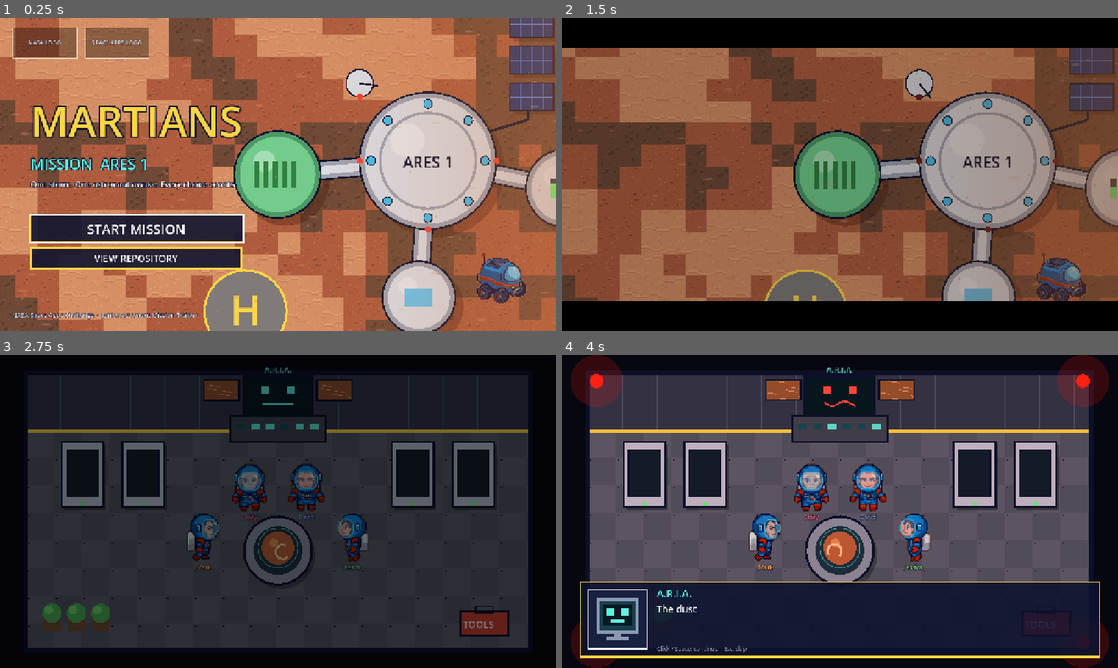
Above: before the commit, frames 1-4 (two rows, left to right).
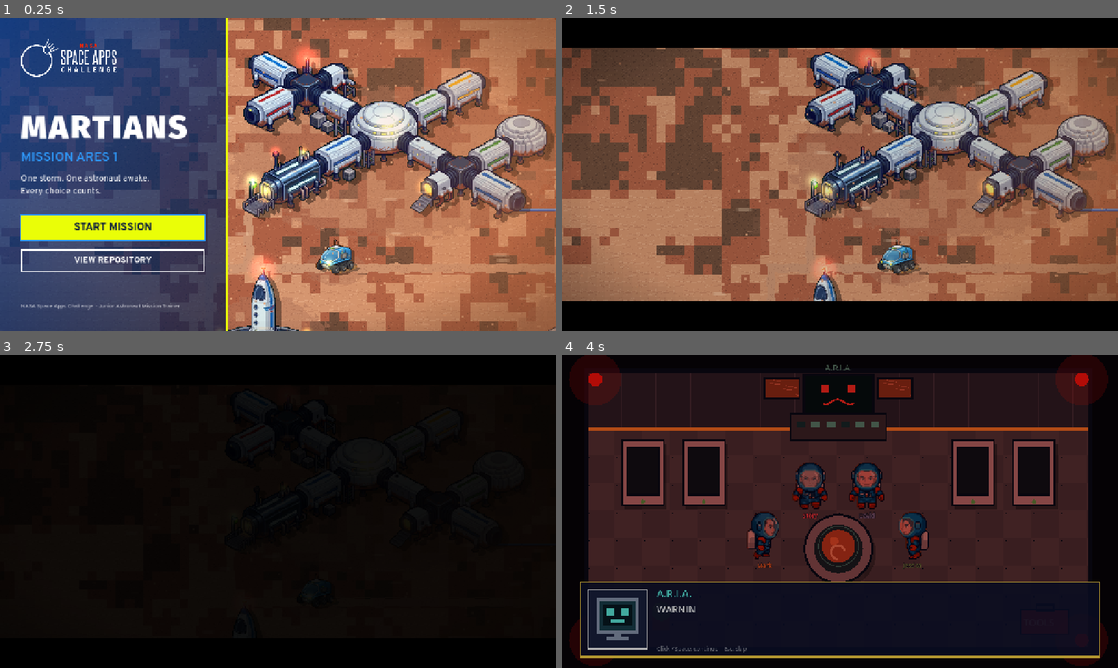
Above: after the commit, the same moments.

Repository: Etiensro/Martians-NasaSpaceAppsChallenge
Game: Godot game, scene res://scenes/intro/main_menu.tscn
Same seed, same stepped clock (60 frames per second), same inputs: the game is played once before the commit and once after it.
Inputs (mouse positions are in pixels of both pictures, inside the frame that each line leads up to):
- Up to frame 1 (0.25 s): no input
- Up to frame 2 (1.5 s): click "START MISSION" at 0.5 s; tap Enter (ui_accept) at 1.25 s; move the mouse to (962, 158) at 1.27 s; hold D from 1.28 s (still down); tap E at 1.35 s; click (962, 158) at 1.42 s
- Up to frame 3 (2.75 s): tap Enter (ui_accept) at 1.52, 2.27 s; move the mouse to (166, 527) at 2.02 s; release D at 2.03 s; hold S from 2.03 s (still down); tap Shift at 2.1 s; click (166, 527) at 2.17 s
- Up to frame 4 (4 s): move the mouse to (895, 442) at 2.77 s; release S at 2.78 s; hold D 2.78-3.53 s; tap E at 2.85 s; click (895, 442) at 2.92 s; move the mouse to (840, 617) at 3.52 s; hold W from 3.53 s (still down); tap Shift at 3.6 s; click (840, 617) at 3.67 s; tap Enter (ui_accept) at 3.77 s

The runs differ from the first frame. In frame 1, 90% of the frame differs, in the area x 0-100%, y 0-100%; in frame 2, 59%; in frame 3, 70%; in frame 4, 62%.

Commit message:
feat: intro con la colonia de AP-1 y la marca de NASA Space Apps
- Fondo del menú y de la cinemática: la colonia real de AP-1 (colony.gd, sin jugador ni puertas).
- Panel semitransparente con el degradado de la marca, logo oficial de NASA Space Apps,
  Fira Sans Black (título) y Overpass (texto y botones). Sin logos oficiales de NASA.
- Tormenta más lenta y tranquila: se queda en el horizonte y casi no tiembla la cámara.
- style.gd: colores y funciones de la marca (brand_title, brand_label, brand_button, brand_gradient).
- Se borra base_exterior.gd (dibujo provisional que ya no se usa) y se actualiza la guía.

Diff:
--- a/scripts/core/style.gd
+++ b/scripts/core/style.gd
@@ -62,3 +62,86 @@
 	l.z_index = 100
 	l.visible = false
 	return l
+
+
+# ---------------------------------------------------------------- marca NASA Space Apps
+# Guía de marca: https://www.spaceappschallenge.org/brand/
+# - Títulos: Fira Sans Black, en mayúsculas, 5 % de espaciado entre letras.
+# - Texto y botones: Overpass (Regular / SemiBold / Bold).
+# - El texto va sobre Deep Blue, Electric Blue o blanco. Neon Yellow solo para botones y acentos.
+# - No usar logos oficiales de NASA; solo el de NASA Space Apps (assets/ui/logo_space_apps.png).
+
+const DEEP_BLUE := Color("07173f")
+const ELECTRIC_BLUE := Color("0042a6")
+const NEON_BLUE := Color("0960e1")
+const BLUE_YONDER := Color("2e96f5")
+const NEON_YELLOW := Color("eafe07")
+const ROCKET_RED := Color("e43700")
+const MARTIAN_RED := Color("8e1100")
+
+const FONT_TITLE := preload("res://assets/fonts/FiraSans-Black.ttf")
+const FONT_BODY := preload("res://assets/fonts/Overpass.ttf")  # fuente variable (peso 100-900)
+const LOGO_SPACE_APPS := "res://assets/ui/logo_space_apps.png"
+
+
+## Overpass con el peso indicado (400 Regular, 600 SemiBold, 700 Bold).
+static func body_font(weight := 400) -> FontVariation:
+	var f := FontVariation.new()
+	f.base_font = FONT_BODY
+	f.variation_opentype = {TextServerManager.get_primary_interface().name_to_tag("wght"): weight}
+	return f
+
+
+## Título de marca: Fira Sans Black, mayúsculas y 5 % de espaciado.
+static func brand_title(text: String, font_size := 60, color := WHITE) -> Label:
+	var f := FontVariation.new()
+	f.base_font = FONT_TITLE
+	f.spacing_glyph = roundi(font_size * 0.05)
+	var l := Label.new()
+	l.text = text.to_upper()
+	l.add_theme_font_override("font", f)
+	l.add_theme_font_size_override("font_size", font_size)
+	l.add_theme_color_override("font_color", color)
+	return l
+
+
+## Texto de marca en Overpass (sin contorno: va sobre fondo azul de la marca).
+static func brand_label(text: String, font_size := 20, color := WHITE, weight := 400) -> Label:
+	var l := Label.new()
+	l.text = text
+	l.add_theme_font_override("font", body_font(weight))
+	l.add_theme_font_size_override("font_size", font_size)
+	l.add_theme_color_override("font_color", color)
+	return l
+
+
+## Botón de marca. Principal: Neon Yellow con texto Deep Blue. Secundario: borde blanco.
+static func brand_button(b: Button, primary := true, font_size := 24) -> void:
+	var fill := NEON_YELLOW if primary else Color(0, 0, 0, 0)
+	var edge := NEON_YELLOW if primary else WHITE
+	var text := DEEP_BLUE if primary else WHITE
+	b.add_theme_stylebox_override("normal", box(fill, edge, 3, 16.0))
+	b.add_theme_stylebox_override("hover", box(WHITE, WHITE, 3, 16.0))
+	b.add_theme_stylebox_override("pressed", box(WHITE.darkened(0.15), WHITE, 3, 16.0))
+	b.add_theme_stylebox_override("focus", box(Color(0, 0, 0, 0), BLUE_YONDER, 3))
+	b.add_theme_stylebox_override("disabled", box(Color(1, 1, 1, 0.15), Color(1, 1, 1, 0.3), 3, 16.0))
+	b.add_theme_font_override("font", body_font(700))
+	b.add_theme_font_size_override("font_size", font_size)
+	for k in ["font_color", "font_focus_color"]:
+		b.add_theme_color_override(k, text)
+	for k in ["font_hover_color", "font_pressed_color", "font_hover_pressed_color"]:
+		b.add_theme_color_override(k, DEEP_BLUE)
+	b.add_theme_color_override("font_disabled_color", Color(1, 1, 1, 0.5))
+	b.mouse_default_cursor_shape = Control.CURSOR_POINTING_HAND
+
+
+## Degradado de marca: Electric Blue arriba a la izquierda -> Deep Blue abajo a la derecha (45°).
+static func brand_gradient(alpha := 1.0) -> GradientTexture2D:
+	var g := Gradient.new()
+	g.set_color(0, Color(ELECTRIC_BLUE, alpha))
+	g.set_color(1, Color(DEEP_BLUE, alpha))
+	var t := GradientTexture2D.new()
+	t.gradient = g
+	t.fill_from = Vector2(0, 0)
+	t.fill_to = Vector2(1, 1)
+	return t
--- a/scripts/intro/base_exterior.gd
+++ /dev/null
@@ -1,117 +0,0 @@
-extends Node2D
-## Base Ares 1 vista desde arriba (placeholder dibujado por código).
-## Cuando el equipo de arte tenga el PNG, asígnalo a "base_texture" y el dibujo provisional desaparece.
-## El centro del nodo (0, 0) es el centro del hábitat principal.
-
-@export var base_texture: Texture2D
-@export var texture_scale := 1.0
-
-const Style := preload("res://scripts/core/style.gd")
-const OUTLINE := Style.NAVY
-const HULL := Color(0.86, 0.87, 0.9)
-const HULL_DARK := Color(0.62, 0.64, 0.7)
-const SHADOW := Color(0.25, 0.1, 0.05, 0.35)
-const PANEL := Color(0.12, 0.2, 0.45)
-const PANEL_LINE := Color(0.35, 0.5, 0.85)
-const GLASS_GREEN := Color(0.45, 0.8, 0.55)
-const LIGHT := Style.AMBER
-
-var _t := 0.0
-
-
-func _ready() -> void:
-	if base_texture:
-		var s := Sprite2D.new()
-		s.texture = base_texture
-		s.scale = Vector2.ONE * texture_scale
-		add_child(s)
-
-
-func _process(delta: float) -> void:
-	_t += delta
-	if not base_texture:
-		queue_redraw()  # luces parpadeantes y antena girando
-
-
-func _draw() -> void:
-	if base_texture:
-		return
-	var font := ThemeDB.fallback_font
-
-	# --- Sombras (desplazadas hacia abajo-derecha) ---
-	for c in [[Vector2.ZERO, 150.0], [Vector2(-330, 30), 95.0], [Vector2(300, 60), 85.0], [Vector2(-20, 300), 80.0]]:
-		draw_circle(c[0] + Vector2(18, 18), c[1], SHADOW)
-
-	# --- Pasillos que conectan los módulos ---
-	_corridor(Vector2(-330, 30), Vector2.ZERO)
-	_corridor(Vector2(300, 60), Vector2.ZERO)
-	_corridor(Vector2(-20, 300), Vector2.ZERO)
-
-	# --- Campo de paneles solares (arriba a la derecha): ¡la clave de la historia! ---
-	for row in 3:
-		for col in 4:
-			var p := Vector2(180 + col * 110, -330 + row * 80)
-			draw_rect(Rect2(p + Vector2(8, 8), Vector2(96, 60)), SHADOW)
-			draw_rect(Rect2(p, Vector2(96, 60)), PANEL)
-			for i in range(1, 4):
-				draw_line(p + Vector2(i * 24, 0), p + Vector2(i * 24, 60), PANEL_LINE, 2)
-			draw_line(p + Vector2(0, 30), p + Vector2(96, 30), PANEL_LINE, 2)
-			draw_rect(Rect2(p, Vector2(96, 60)), OUTLINE, false, 3)
-	# cable de los paneles a la base
-	draw_line(Vector2(220, -90), Vector2(120, -60), OUTLINE, 6)
-	draw_line(Vector2(220, -90), Vector2(220, -110), OUTLINE, 6)
-
-	# --- Invernadero (izquierda, cúpula verde) ---
-	_dome(Vector2(-330, 30), 95.0, GLASS_GREEN, Color(0.3, 0.6, 0.4))
-	for i in 5:
-		draw_rect(Rect2(Vector2(-380 + i * 20, 0), Vector2(10, 60)), Color(0.2, 0.5, 0.25))
-
-	# --- Módulo de energía / baterías (derecha) ---
-	_dome(Vector2(300, 60), 85.0, HULL, HULL_DARK)
-	for i in 3:
-		draw_rect(Rect2(Vector2(268 + i * 24, 40), Vector2(16, 40)), Color(0.2, 0.25, 0.3))
-		var charge := 0.5 + 0.5 * sin(_t * 2.0 + i)
-		draw_rect(Rect2(Vector2(268 + i * 24, 80 - 40 * charge), Vector2(16, 40 * charge)), Color(0.4, 1, 0.5))
-
-	# --- Laboratorio (abajo) ---
-	_dome(Vector2(-20, 300), 80.0, HULL, HULL_DARK)
-	draw_rect(Rect2(Vector2(-50, 280), Vector2(60, 40)), Color(0.3, 0.75, 0.95, 0.8))
-
-	# --- Hábitat principal (centro) ---
-	_dome(Vector2.ZERO, 150.0, HULL, HULL_DARK)
-	draw_arc(Vector2.ZERO, 105, 0, TAU, 48, HULL_DARK, 6)
-	for i in 8:  # ventanas en anillo
-		var a := TAU * i / 8.0
-		draw_circle(Vector2.from_angle(a) * 125, 10, Color(0.25, 0.75, 0.95))
-		draw_arc(Vector2.from_angle(a) * 125, 10, 0, TAU, 12, OUTLINE, 2)
-	draw_string(font, Vector2(-62, 16), "ARES 1", HORIZONTAL_ALIGNMENT_CENTER, 124, 34, OUTLINE)
-
-	# --- Antena parabólica (gira lentamente) ---
-	var ant := Vector2(-150, -170)
-	draw_circle(ant, 30, HULL)
-	draw_arc(ant, 30, 0, TAU, 24, OUTLINE, 3)
-	draw_line(ant, ant + Vector2.from_angle(_t * 0.6) * 42, OUTLINE, 4)
-
-	# --- Plataforma de aterrizaje (abajo a la izquierda) ---
-	var pad := Vector2(-400, 330)
-	draw_circle(pad, 90, Color(0.5, 0.48, 0.47))
-	draw_arc(pad, 90, 0, TAU, 32, LIGHT, 5)
-	draw_string(font, pad + Vector2(-40, 30), "H", HORIZONTAL_ALIGNMENT_CENTER, 80, 90, LIGHT)
-
-	# --- Luces de posición parpadeantes ---
-	var on := fmod(_t, 1.2) < 0.25
-	for p in [Vector2(-150, -140), Vector2(150, 0), Vector2(-150, 0), Vector2(0, 150)]:
-		draw_circle(p, 7, Color(1, 0.25, 0.2) if on else Color(0.4, 0.1, 0.1))
-
-
-func _dome(c: Vector2, r: float, fill: Color, rim: Color) -> void:
-	draw_circle(c, r, rim)
-	draw_circle(c, r - 12, fill)
-	draw_circle(c + Vector2(-r * 0.3, -r * 0.3), r * 0.25, fill.lightened(0.35))  # brillo
-	draw_arc(c, r, 0, TAU, 48, OUTLINE, 4)
-
-
-func _corridor(a: Vector2, b: Vector2) -> void:
-	draw_line(a, b, OUTLINE, 44)
-	draw_line(a, b, HULL_DARK, 36)
-	draw_line(a, b, HULL, 18)
--- a/scripts/intro/main_menu.gd
+++ b/scripts/intro/main_menu.gd
@@ -1,39 +1,38 @@
 extends Node2D
 ## PASO 1 + 2 de la intro: menú principal y cinemática de la tormenta.
-## - Vista cenital de la Base Ares 1 sobre el suelo marciano, con viento y polvo de fondo.
+## - De fondo, la colonia real de AP-1 (mismo suelo y edificios que scenes/ap1_zone.tscn), con viento.
+## - Panel de la izquierda con la marca NASA Space Apps (logo, Fira Sans / Overpass, colores).
 ## - "START MISSION": la UI desaparece, aparecen franjas de cine, la cámara se aleja y
 ##   se desplaza hacia la tormenta que se acerca; luego fundido a negro -> interior de la base.
 ## - "VIEW REPOSITORY": abre el repo de GitHub.
-## Todo el arte es provisional; los puntos para enchufar arte final están marcados con @export.
 
 const Style := preload("res://scripts/core/style.gd")
-const BaseExterior := preload("res://scripts/intro/base_exterior.gd")
+const Colony := preload("res://scripts/colony.gd")
 const Sandstorm := preload("res://scripts/intro/sandstorm.gd")
 const WindLayer := preload("res://scripts/intro/wind_layer.gd")
 
 const NEXT_SCENE := "res://scenes/intro/base_interior.tscn"
 const REPO_URL := "https://github.com/Etiensro/Martians-NasaSpaceAppsChallenge"
-## Si existen estos PNG se muestran como logos; si no, aparece un recuadro provisional.
-const LOGO_SLOTS := [
-	["res://assets/ui/logo_nasa.png", "NASA LOGO"],
-	["res://assets/ui/logo_space_apps.png", "SPACE APPS LOGO"],
-]
-
-@export var ground_texture: Texture2D = preload("res://assets/zones/ap1_ground.png")
-@export var ground_cell := 3.0             # igual que ap1_zone.tscn
-@export var base_texture: Texture2D        # base vista desde arriba (sustituye el dibujo provisional)
-@export var title_texture: Texture2D       # logo del juego (opcional, sustituye al texto)
-@export var title_font: Font               # fuente pixel (opcional)
-@export var cinematic_duration := 5.5
-
-## Encuadre del menú: la base queda a la derecha, la UI a la izquierda.
-const MENU_CAM_POS := Vector2(-330, 20)
-const MENU_ZOOM := 1.05
-## Encuadre final de la cinemática: lejos, mirando hacia la tormenta.
-const END_CAM_POS := Vector2(1150, -60)
-const END_ZOOM := 0.3
-const STORM_START_X := 2500.0
-const STORM_END_X := 1900.0
+
+## Suelo de AP-1: la colonia encima y el suelo liso repetido alrededor (por si la cámara ve más allá).
+const COLONY_GROUND := preload("res://assets/zones/ap1_colony_ground.png")
+const PLAIN_GROUND := preload("res://assets/zones/ap1_ground.png")
+const CELL := 3.0                          # igual que ap1_zone.tscn
+@export var cinematic_duration := 9.0
+
+## Ancho del panel de marca (izquierda) y margen interior.
+const PANEL_W := 520.0
+const PAD := 48.0
+
+## Encuadre del menú: la base queda a la derecha del panel.
+const MENU_CAM_POS := Vector2(600, 920)
+const MENU_ZOOM := 0.45
+## Encuadre final de la cinemática: toda la zona AP-1 con la tormenta entrando por la derecha.
+const END_CAM_POS := Vector2(2300, 1104)
+const END_ZOOM := 0.33
+const STORM_Y := 1104.0
+const STORM_START_X := 6500.0
+const STORM_END_X := 3500.0  # se queda en el horizonte: todavía hay tiempo
 
 var camera := Camera2D.new()
 var storm: Sandstorm
@@ -60,35 +59,30 @@
 # ---------------------------------------------------------------- mundo
 
 func _build_world() -> void:
-	# Suelo marciano repetido (mismo PNG que la zona AP-1)
+	var tile := Vector2(PLAIN_GROUND.get_size()) * CELL
+	var around := Sprite2D.new()
+	around.texture = PLAIN_GROUND
+	around.centered = false
+	around.texture_repeat = CanvasItem.TEXTURE_REPEAT_ENABLED
+	around.region_enabled = true
+	around.region_rect = Rect2(Vector2.ZERO, PLAIN_GROUND.get_size() * 5)
+	around.scale = Vector2.ONE * CELL
+	around.position = -tile * 2.0
+	add_child(around)
+
 	var ground := Sprite2D.new()
-	ground.texture = ground_texture
+	ground.texture = COLONY_GROUND
 	ground.centered = false
-	ground.texture_repeat = CanvasItem.TEXTURE_REPEAT_ENABLED
-	ground.region_enabled = true
-	var world_size := Vector2(14000, 9000)
-	ground.region_rect = Rect2(Vector2.ZERO, world_size / ground_cell)
-	ground.scale = Vector2.ONE * ground_cell
-	ground.position = -world_size / 2.0
-	ground.modulate = Color(1, 0.95, 0.9)
+	ground.scale = Vector2.ONE * CELL
 	add_child(ground)
 
-	var base := BaseExterior.new()
-	base.base_texture = base_texture
-	add_child(base)
-
-	# Rover estacionado junto a la base (asset del equipo, si está)
-	var rover_path := "res://assets/vehicles/rover_frames.tres"
-	if ResourceLoader.exists(rover_path):
-		var rover := AnimatedSprite2D.new()
-		rover.sprite_frames = load(rover_path)
-		rover.position = Vector2(160, 250)
-		if rover.sprite_frames.has_animation("idle_side"):
-			rover.play("idle_side")
-		add_child(rover)
+	# Colonia de AP-1 (edificios, vehículo, luces, viento); sin jugador ni puertas
+	var colony := Colony.new()
+	colony.doors_enabled = false
+	add_child(colony)
 
 	storm = Sandstorm.new()
-	storm.position = Vector2(STORM_START_X, 0)
+	storm.position = Vector2(STORM_START_X, STORM_Y)
 	add_child(storm)
 
 	camera.position = MENU_CAM_POS
@@ -101,7 +95,7 @@
 	add_child(wind)
 
 
-# ---------------------------------------------------------------- UI
+# ---------------------------------------------------------------- UI (marca NASA Space Apps)
 
 func _build_ui() -> void:
 	var layer := CanvasLayer.new()
@@ -109,83 +103,91 @@
 	add_child(layer)
 	ui.set_anchors_and_offsets_preset(Control.PRESET_FULL_RECT)
 	ui.mouse_filter = Control.MOUSE_FILTER_IGNORE
+	ui.texture_filter = CanvasItem.TEXTURE_FILTER_LINEAR  # logo y letras suaves (el mundo sigue pixelado)
 	layer.add_child(ui)
 
-	# Logos arriba a la izquierda
-	var logos := HBoxContainer.new()
-	logos.position = Vector2(28, 22)
-	logos.add_theme_constant_override("separation", 16)
-	ui.add_child(logos)
-	for slot in LOGO_SLOTS:
-		logos.add_child(_logo(slot[0], slot[1]))
-
-	# Bloque central izquierdo: título + botones
+	# Panel con el degradado de la marca: el texto y el logo nunca van sobre el suelo "ruidoso"
+	var panel := TextureRect.new()
+	panel.texture = Style.brand_gradient(0.7)
+	panel.stretch_mode = TextureRect.STRETCH_SCALE
+	panel.expand_mode = TextureRect.EXPAND_IGNORE_SIZE
+	panel.set_anchors_preset(Control.PRESET_LEFT_WIDE)
+	panel.offset_right = PANEL_W
+	panel.mouse_filter = Control.MOUSE_FILTER_IGNORE
+	ui.add_child(panel)
+	var edge := ColorRect.new()  # filo amarillo del panel (acento)
+	edge.color = Style.NEON_YELLOW
+	edge.set_anchors_preset(Control.PRESET_LEFT_WIDE)
+	edge.offset_left = PANEL_W
+	edge.offset_right = PANEL_W + 4
+	ui.add_child(edge)
+
+	var margin := MarginContainer.new()
+	margin.set_anchors_preset(Control.PRESET_LEFT_WIDE)
+	margin.offset_right = PANEL_W
+	for side in ["left", "right", "top", "bottom"]:
+		margin.add_theme_constant_override("margin_" + side, PAD)
+	ui.add_child(margin)
 	var col := VBoxContainer.new()
-	col.position = Vector2(70, 170)
-	col.add_theme_constant_override("separation", 10)
-	ui.add_child(col)
-
-	if title_texture:
-		var tr := TextureRect.new()
-		tr.texture = title_texture
-		tr.expand_mode = TextureRect.EXPAND_KEEP_SIZE
-		col.add_child(tr)
-	else:
-		var title := Style.label("MARTIANS", 96, Style.AMBER, 14)
-		if title_font:
-			title.add_theme_font_override("font", title_font)
-		col.add_child(title)
-	col.add_child(Style.label("MISSION  ARES 1", 34, Style.CYAN, 8))
-	col.add_child(Style.label("One storm. One astronaut awake. Every choice counts.", 18, Style.WHITE, 5))
+	margin.add_child(col)
+
+	# Logo arriba a la izquierda (versión horizontal, blanca, sobre azul)
+	if ResourceLoader.exists(Style.LOGO_SPACE_APPS):
+		var logo := TextureRect.new()
+		logo.texture = load(Style.LOGO_SPACE_APPS)
+		logo.expand_mode = TextureRect.EXPAND_IGNORE_SIZE
+		logo.stretch_mode = TextureRect.STRETCH_KEEP_ASPECT
+		logo.custom_minimum_size = Vector2(220, 220 * 189.0 / 480.0)
+		logo.size_flags_horizontal = Control.SIZE_SHRINK_BEGIN
+		col.add_child(logo)
+
+	var top_space := Control.new()
+	top_space.size_flags_vertical = Control.SIZE_EXPAND_FILL
+	col.add_child(top_space)
+
+	# Título y subtítulos, todo alineado al mismo margen izquierdo que el logo
+	col.add_child(Style.brand_title("Martians", 76))
+	var mission := Style.brand_label("MISSION ARES 1", 30, Style.BLUE_YONDER, 600)
+	col.add_child(mission)
+	var gap := Control.new()
+	gap.custom_minimum_size = Vector2(0, 8)
+	col.add_child(gap)
+	var tagline := Style.brand_label("One storm. One astronaut awake.
+Every choice counts.", 20, Style.WHITE, 400)
+	col.add_child(tagline)
 
 	var spacer := Control.new()
-	spacer.custom_minimum_size = Vector2(0, 36)
+	spacer.custom_minimum_size = Vector2(0, 32)
 	col.add_child(spacer)
 
 	_start_btn = Button.new()
 	_start_btn.text = "START MISSION"
-	_start_btn.custom_minimum_size = Vector2(380, 66)
-	Style.style_button(_start_btn, 30)
+	_start_btn.custom_minimum_size = Vector2(0, 60)
+	Style.brand_button(_start_btn, true, 24)
 	_start_btn.pressed.connect(_on_start)
 	col.add_child(_start_btn)
+	# Pequeño "latido" del botón principal para llamar la atención de los peques
+	_start_btn.resized.connect(func(): _start_btn.pivot_offset = _start_btn.size / 2.0)
+	var tw := create_tween().set_loops()
+	tw.tween_property(_start_btn, "scale", Vector2.ONE * 1.03, 0.6).set_trans(Tween.TRANS_SINE)
+	tw.tween_property(_start_btn, "scale", Vector2.ONE, 0.6).set_trans(Tween.TRANS_SINE)
+
+	var gap2 := Control.new()
+	gap2.custom_minimum_size = Vector2(0, 12)
+	col.add_child(gap2)
 
 	var repo_btn := Button.new()
 	repo_btn.text = "VIEW REPOSITORY"
-	repo_btn.custom_minimum_size = Vector2(380, 52)
-	Style.style_button(repo_btn, 22)
+	repo_btn.custom_minimum_size = Vector2(0, 52)
+	Style.brand_button(repo_btn, false, 20)
 	repo_btn.pressed.connect(func(): OS.shell_open(REPO_URL))
 	col.add_child(repo_btn)
 
-	# Pequeño "latido" del botón principal para llamar la atención de los peques
-	_start_btn.pivot_offset = _start_btn.custom_minimum_size / 2.0
-	var tw := create_tween().set_loops()
-	tw.tween_property(_start_btn, "scale", Vector2.ONE * 1.04, 0.6).set_trans(Tween.TRANS_SINE)
-	tw.tween_property(_start_btn, "scale", Vector2.ONE, 0.6).set_trans(Tween.TRANS_SINE)
-
-	var footer := Style.label("NASA Space Apps Challenge  ·  Junior Astronaut Mission Trainer", 14, Color(1, 1, 1, 0.85), 4)
-	footer.set_anchors_preset(Control.PRESET_BOTTOM_LEFT)
-	footer.offset_left = 28
-	footer.offset_top = -46
-	footer.offset_bottom = -20
-	ui.add_child(footer)
-
-
-func _logo(path: String, placeholder: String) -> Control:
-	if ResourceLoader.exists(path):
-		var tr := TextureRect.new()
-		tr.texture = load(path)
-		tr.expand_mode = TextureRect.EXPAND_IGNORE_SIZE
-		tr.stretch_mode = TextureRect.STRETCH_KEEP_ASPECT_CENTERED
-		tr.custom_minimum_size = Vector2(150, 72)
-		return tr
-	var p := PanelContainer.new()
-	p.add_theme_stylebox_override("panel", Style.box(Color(0, 0, 0, 0.35), Color(1, 1, 1, 0.6), 2))
-	p.custom_minimum_size = Vector2(150, 72)
-	var l := Style.label(placeholder, 13, Color(1, 1, 1, 0.8), 3)
-	l.horizontal_alignment = HORIZONTAL_ALIGNMENT_CENTER
-	l.vertical_alignment = VERTICAL_ALIGNMENT_CENTER
-	p.add_child(l)
-	return p
+	var bottom_space := Control.new()
+	bottom_space.size_flags_vertical = Control.SIZE_EXPAND_FILL
+	col.add_child(bottom_space)
+
+	col.add_child(Style.brand_label("NASA Space Apps Challenge  ·  Junior Astronaut Mission Trainer", 13, Color(1, 1, 1, 0.75), 400))
 
 
 func _build_cinematic_layer() -> void:
@@ -195,7 +197,7 @@
 		bar.color = Color.BLACK
 		bar.mouse_filter = Control.MOUSE_FILTER_IGNORE
 		cine_layer.add_child(bar)
-	_caption = Style.label("", 26, Style.WHITE, 6)
+	_caption = Style.brand_label("", 26, Style.WHITE, 600)
 	_caption.horizontal_alignment = HORIZONTAL_ALIGNMENT_CENTER
 	_caption.modulate.a = 0.0
 	cine_layer.add_child(_caption)
@@ -234,10 +236,10 @@
 	var cam := create_tween().set_parallel()
 	cam.tween_property(camera, "zoom", Vector2.ONE * END_ZOOM, d).set_trans(Tween.TRANS_SINE).set_ease(Tween.EASE_IN_OUT)
 	cam.tween_property(camera, "position", END_CAM_POS, d).set_trans(Tween.TRANS_SINE).set_ease(Tween.EASE_IN_OUT)
-	cam.tween_property(storm, "position:x", STORM_END_X, d + 1.0).set_trans(Tween.TRANS_QUAD).set_ease(Tween.EASE_IN)
-	cam.tween_property(storm, "intensity", 1.0, d)
-	cam.tween_property(wind, "intensity", 0.75, d).set_trans(Tween.TRANS_QUAD).set_ease(Tween.EASE_IN)
-	cam.tween_property(self, "_shake", 9.0, d).set_trans(Tween.TRANS_EXPO).set_ease(Tween.EASE_IN)
+	cam.tween_property(storm, "position:x", STORM_END_X, d).set_trans(Tween.TRANS_SINE).set_ease(Tween.EASE_OUT)
+	cam.tween_property(storm, "intensity", 0.55, d)
+	cam.tween_property(wind, "intensity", 0.45, d).set_trans(Tween.TRANS_QUAD).set_ease(Tween.EASE_IN)
+	cam.tween_property(self, "_shake", 1.5, d).set_trans(Tween.TRANS_SINE).set_ease(Tween.EASE_IN)
 
 	# Textos y salida encadenados en un Tween (si el nodo se libera al saltar, el Tween muere con él)
 	_show_caption("SOL 112  ·  ARCADIA PLANITIA, MARS", 0.3, 2.2)
@@ -264,9 +266,9 @@
 		return
 	_leaving = true
 	var tw := create_tween().set_parallel()
-	tw.tween_property(wind, "intensity", 1.0, 0.9)
-	tw.tween_property(self, "_shake", 14.0, 0.9)
-	SceneChanger.go_to(NEXT_SCENE, 1.0)
+	tw.tween_property(wind, "intensity", 0.55, 1.4)
+	tw.tween_property(self, "_shake", 2.0, 1.4)
+	SceneChanger.go_to(NEXT_SCENE, 1.6)
 
 
 func _process(delta: float) -> void:
Binary file added: assets/fonts/FiraSans-Black.ttf
Not shown, added: assets/fonts/FiraSans-Black.ttf.import
Not shown, added: assets/fonts/FiraSans-OFL.txt
Not shown, added: assets/fonts/Overpass-OFL.txt
Binary file added: assets/fonts/Overpass.ttf
Not shown, added: assets/fonts/Overpass.ttf.import
Binary file added: assets/ui/logo_space_apps.png
Not shown, added: assets/ui/logo_space_apps.png.import
Not shown, removed: scripts/intro/base_exterior.gd.uid
Not shown, changed: docs/GUIA_DEL_PROYECTO.md
